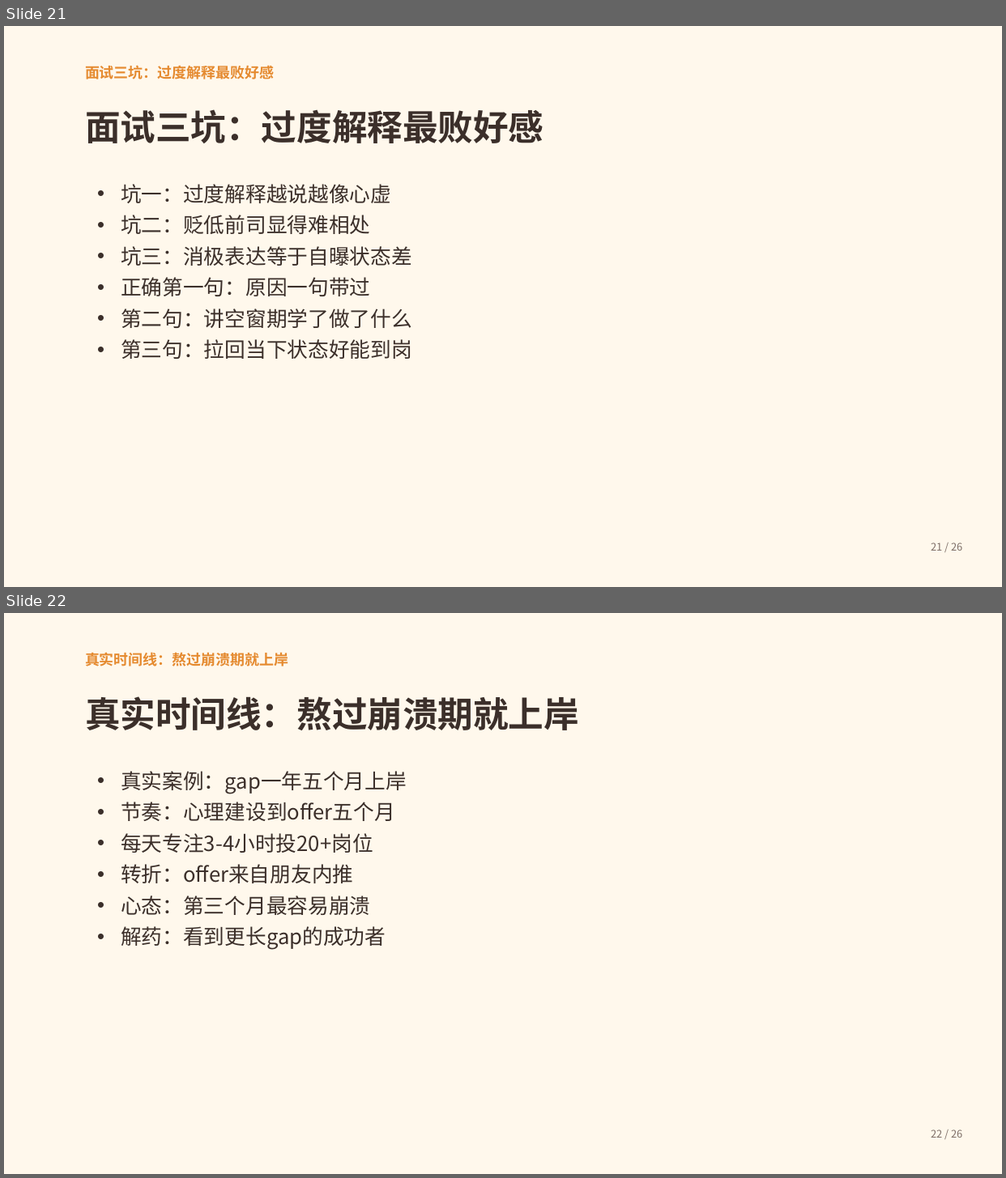
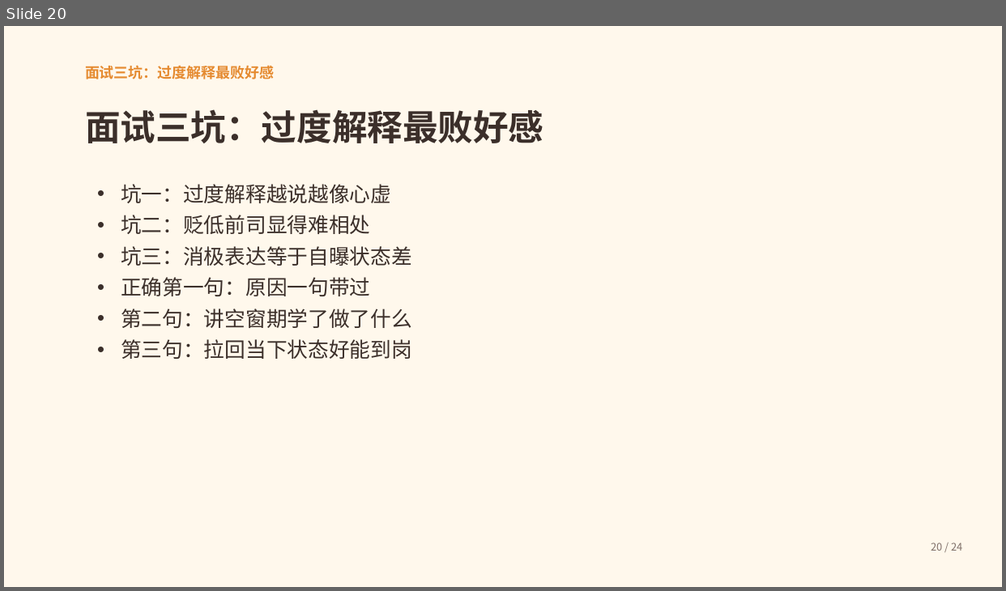
Before and after one commit to Honglixi99/Honglixi99.github.io, a slide deck: static/lulu/ppt/career-guide.pptx. Shown one above the other, each under a label of ours: slides 21 and 22 before the commit, slide 20 after it. The pictures are 1006x1178 and 1006x591 pixels, drawn with LibreOffice and Linux fonts; fonts in the diff are those of the drawing. Boxes give left, top, right and bottom in pixels: in the first picture for what was removed or moved away, otherwise in the second. Text is boxed around its words. In the diff, an @@ line names an element or a change of style, - is before the commit and + after.

Commit message:
refactor: 做减法——删牌面分析和心态章故事，策略改为大白话，PPT 24 页

```diff
--- a/static/lulu/ppt/career-guide.pptx
+++ b/static/lulu/ppt/career-guide.pptx
@@ slide 22 removed at [4,613,1002,1174], background #FFF8EC @@
@@ text removed at [85,652,289,666] @@
-真实时间线：熬过崩溃期就上岸
@@ text removed at [85,696,579,730] @@
-真实时间线：熬过崩溃期就上岸
@@ text removed at [121,771,407,950] @@
-• 真实案例：gap一年五个月上岸
-• 节奏：心理建设到offer五个月
-• 每天专注3-4小时投20+岗位
-• 转折：offer来自朋友内推
-• 心态：第三个月最容易崩溃
-• 解药：看到更长gap的成功者
@@ text removed at [931,1130,962,1138] @@
-22 / 26
@@ what was slide 21 is now slide 20 @@
@@ slide 20 changed as well @@
@@ text at [931,543,962,551]: text changed @@
-21 / 26
+20 / 24
```
Also in this commit, not shown: 23 other slides changed, 1 other slide removed, 4 other files.
